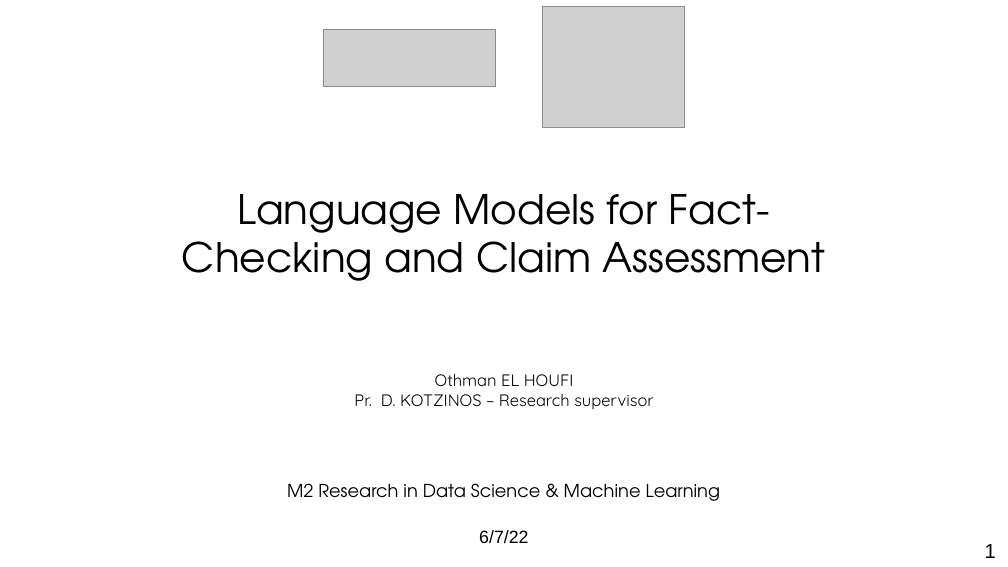
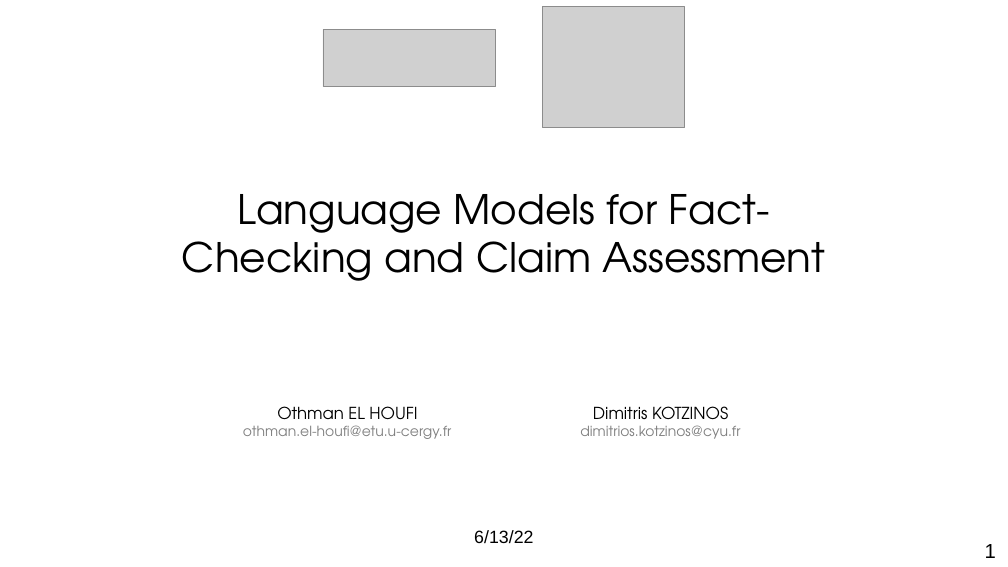
Before and after one commit to othmanelhoufi/LM-for-FactChecking, a slide deck: slide 1 of presentation/NLP_fact_checking.odp. Drawn at 1008x567 pixels with LibreOffice and Linux fonts; fonts in the diff are those of the drawing; grey boxes stand for pictures. Boxes give left, top, right and bottom in pixels: in the first picture for what was removed or moved away, otherwise in the second. Text is boxed around its words. In the diff, an @@ line names an element or a change of style, - is before the commit and + after.

```diff
--- a/presentation/NLP_fact_checking.odp
+++ b/presentation/NLP_fact_checking.odp
@@ text removed at [354,374,653,409] @@
-Othman EL HOUFI
-Pr. D. KOTZINOS – Research supervisor
@@ text added at [243,406,452,439], 11 pt, text #808080 @@
+Othman EL HOUFI
+othman.el-houfi@etu.u-cergy.fr
@@ text added at [580,406,740,439], 11 pt, text #808080 @@
+Dimitris KOTZINOS
+dimitrios.kotzinos@cyu.fr
@@ text removed at [287,483,721,501] @@
-M2 Research in Data Science & Machine Learning
@@ text at [474,530,533,544]: text changed @@
-6/7/22
+6/13/22
```
Also in this commit, not shown: 4 other slides changed, 2 slides added, 1 other file.
